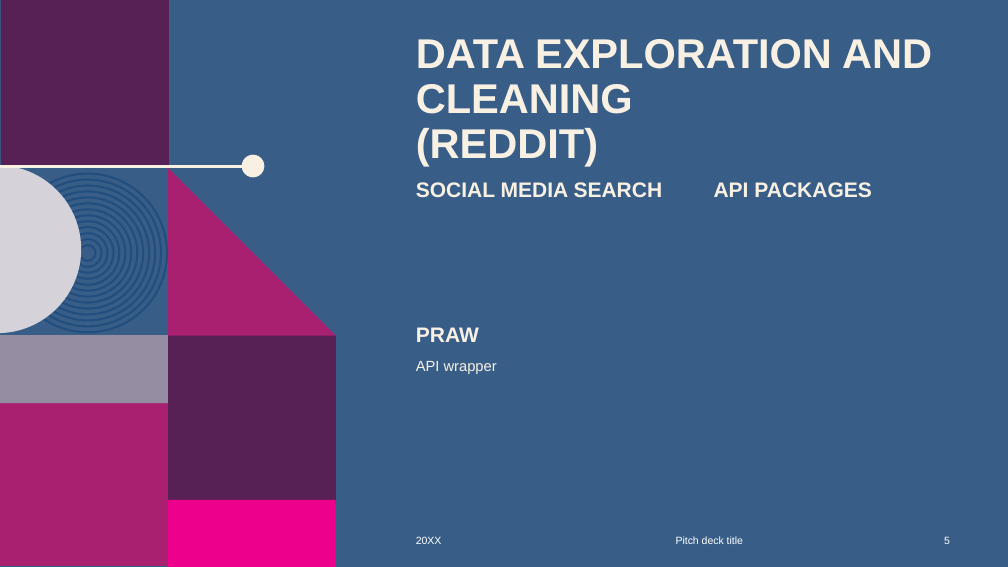
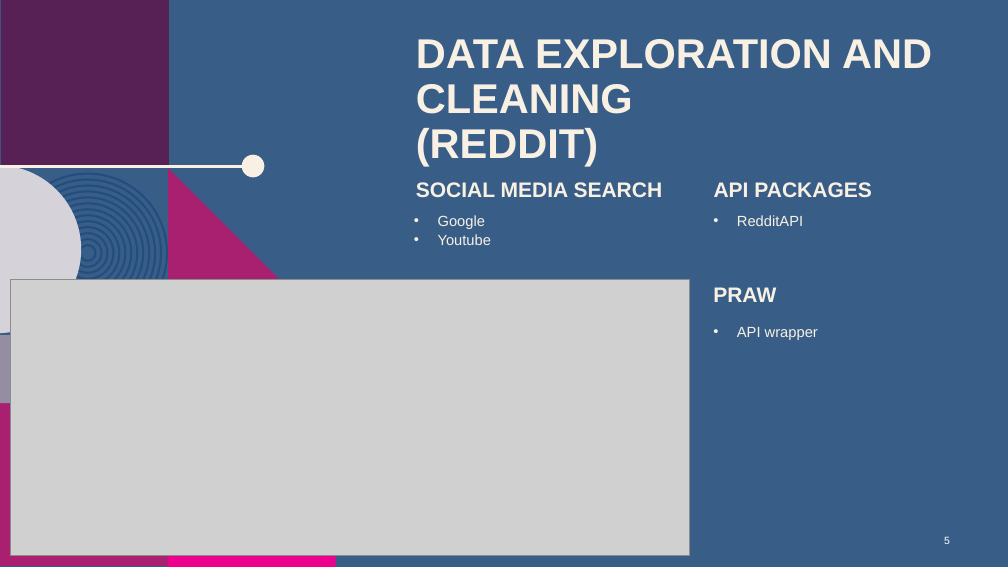
Before and after one commit to AprilHolmes7825/Project_1, a slide deck: slide 5 of Reddit Yahoo Finance Presentation.pptx. Drawn at 1008x567 pixels with LibreOffice and Linux fonts; fonts in the diff are those of the drawing; grey boxes stand for pictures; background and template pictures are left out. Boxes give left, top, right and bottom in pixels: in the first picture for what was removed or moved away, otherwise in the second. Text is boxed around its words. In the diff, an @@ line names an element or a change of style, - is before the commit and + after.

```diff
--- a/Reddit Yahoo Finance Presentation.pptx
+++ b/Reddit Yahoo Finance Presentation.pptx
@@ text added at (x1=438, y1=215, x2=491, y2=245), 14 pt, text #F8F0E3 @@
+• Google
+• Youtube
@@ text added at (x1=737, y1=215, x2=803, y2=226), 14 pt, text #F8F0E3 @@
+• RedditAPI
@@ picture added at (x1=11, y1=280, x2=689, y2=556) @@
@@ text "PRAW" moved from (x1=416, y1=327, x2=479, y2=342) to (x1=713, y1=287, x2=776, y2=302) @@
@@ text "API wrapper" moved from (x1=416, y1=361, x2=497, y2=374) to (x1=737, y1=327, x2=818, y2=340) @@
@@ text "API wrapper" at (x1=737, y1=327, x2=818, y2=340): bullet none to • @@
@@ rectangle removed at (x1=168, y1=336, x2=336, y2=504) @@
@@ text removed at (x1=676, y1=536, x2=743, y2=544) @@
-Pitch deck title
```
Also in this commit, not shown: 1 other slide changed.
